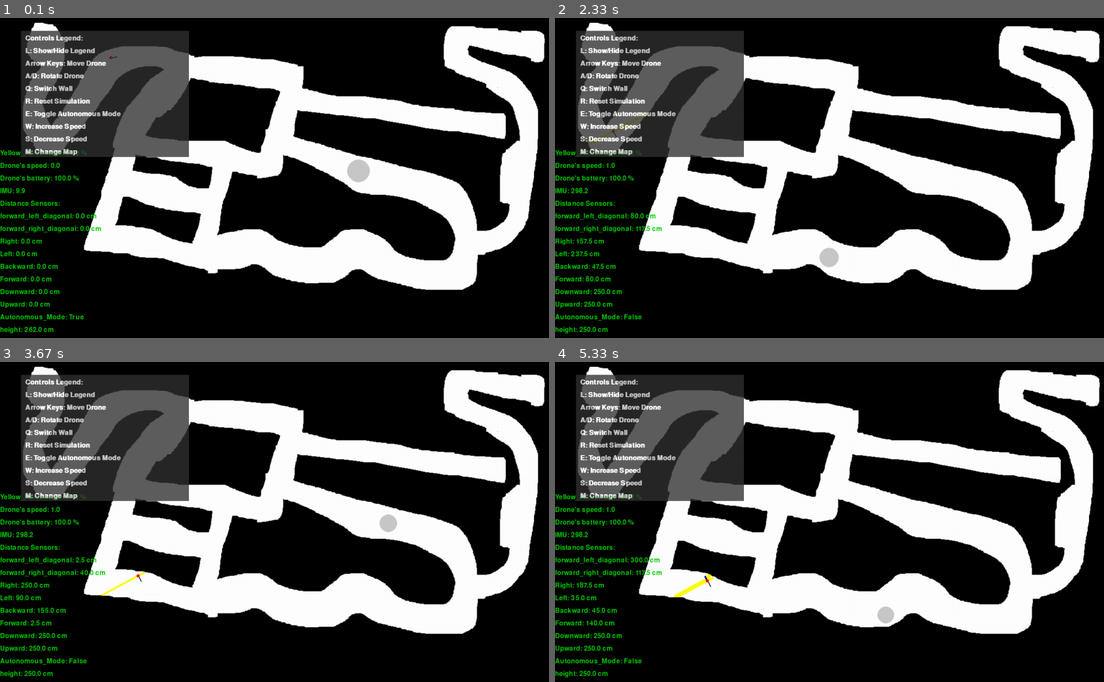
Above: before the commit, frames 1-4 (two rows, left to right).
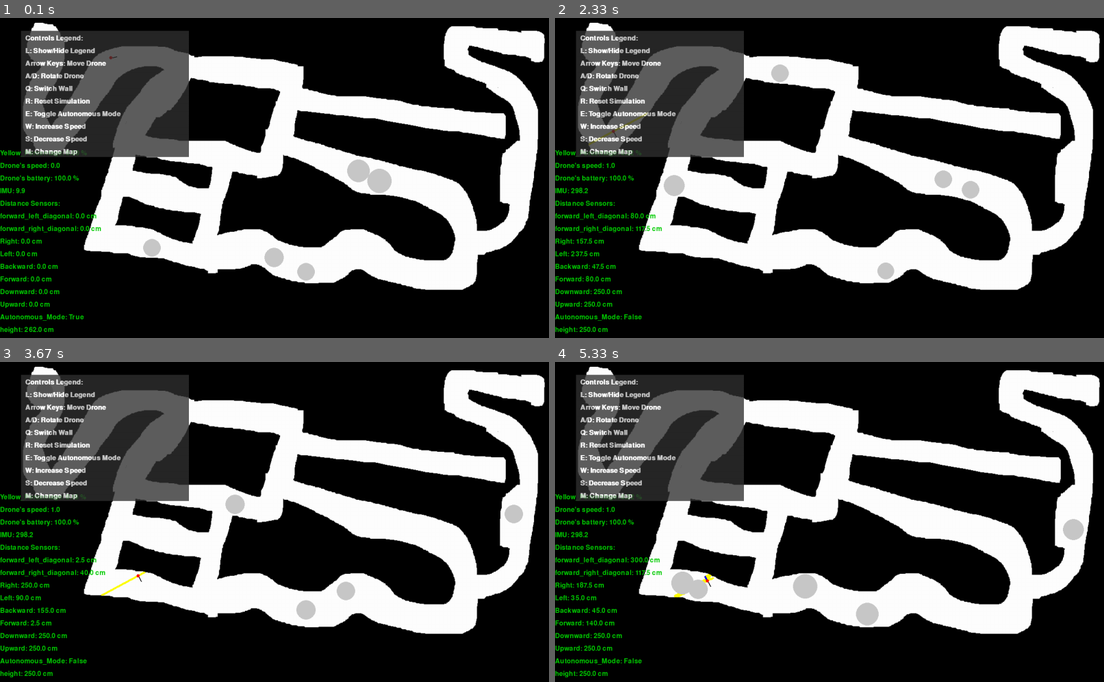
Above: after the commit, the same moments.

Repository: Raz-Saad/Autonomous_Robotics_Final_Project
Game: pygame game, started from src/Main_Pygame.py
Two runs of this game, one before a commit and one after it. Both use one fixed random seed, a clock stepped at 60 frames per second and the inputs below.
Inputs:
- Up to frame 1 (0.1 s): no input
- Up to frame 2 (2.33 s): tap one key every 0.33 s from 0.33 s: D Space D E 1 A
- Up to frame 3 (3.67 s): tap R at 2.33 s; tap H at 2.67 s
- Up to frame 4 (5.33 s): no input

The runs differ from the first frame. In frame 1, 0.7% of the frame differs, in the area x 26-72%, y 47-83%; in frame 2, 0.9%; in frame 3, 0.8%; in frame 4, 1.2%, in the area x 21-97%, y 49-83%.

Commit message:
added recharging and getting back to exploring. need to adjust PID some more and clean code

Diff:
--- a/src/Main_Pygame.py
+++ b/src/Main_Pygame.py
@@ -58,7 +58,7 @@
 
         self.respawn_drone()
 
-        self.amount_of_obstacles_to_spawn = 1
+        self.amount_of_obstacles_to_spawn = 5
         self.spawn_obstacles(self.amount_of_obstacles_to_spawn)  # Spawn 10 obstacles
 
         self.clock = pygame.time.Clock()
